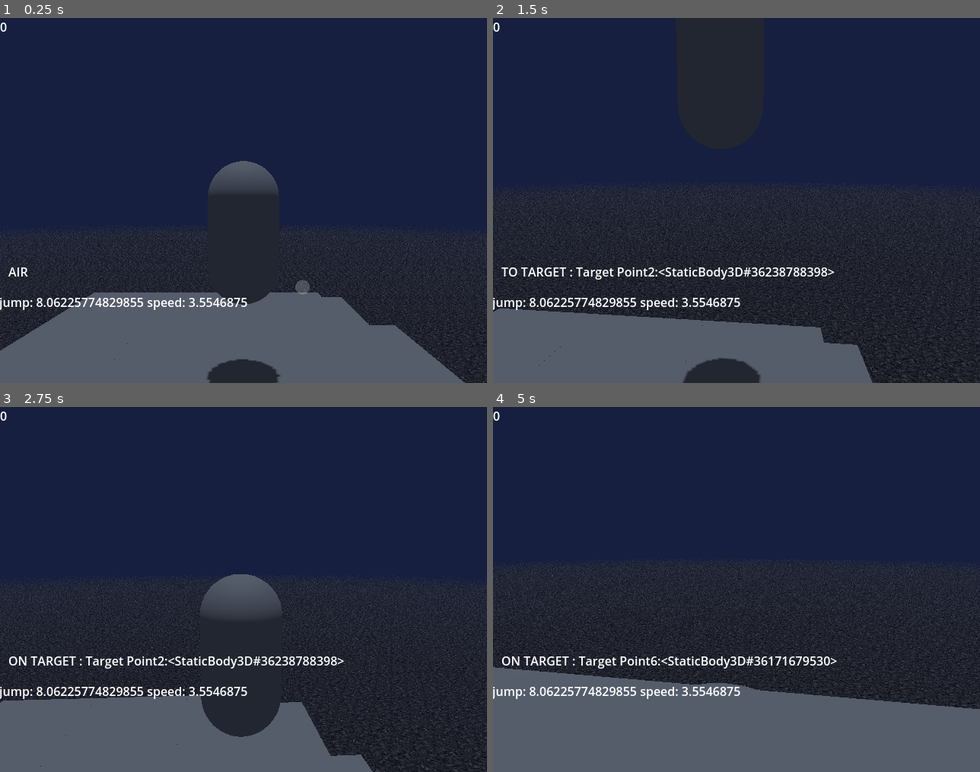
Above: before the commit, frames 1-4 (two rows, left to right).
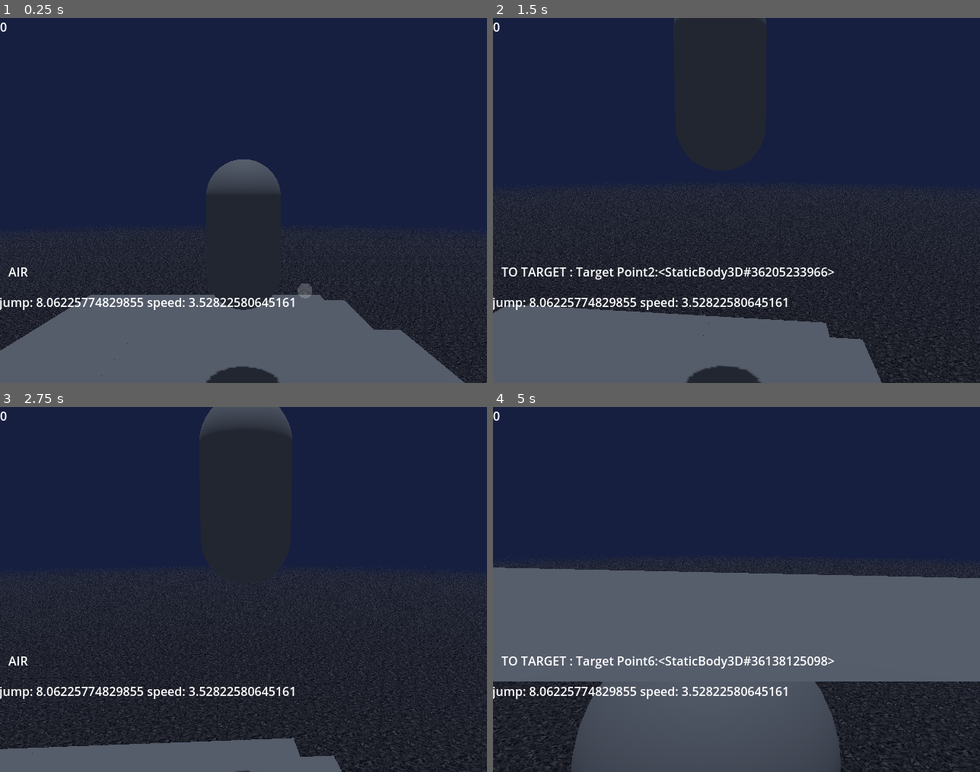
Above: after the commit, the same moments.

Repository: NoahChase/Sly-Cooper--A-Thief-in-Godot
Game: Godot game, scene res://Scenes/Worlds/hazard_room.tscn
Same seed, same stepped clock (60 frames per second), same inputs: the game is played once before the commit and once after it.
Inputs (mouse positions are in pixels of both pictures, inside the frame that each line leads up to):
- Up to frame 1 (0.25 s): no input
- Up to frame 2 (1.5 s): tap Enter (ui_accept) at 0.5, 0.6, 0.77, 1.07 s; move the mouse to (760, 200) at 0.52 s; hold Up (ui_up) from 0.53 s (still down); move the mouse to (712, 200) at 1.27 s; tap Q (circle) at 1.35 s
- Up to frame 3 (2.75 s): keep holding Up (ui_up); tap Enter (ui_accept) at 1.52, 1.55, 1.82, 2.1 s; move the mouse to (253, 582) at 2.02 s
- Up to frame 4 (5 s): keep holding Up (ui_up); move the mouse to (731, 596) at 2.77 s; tap Q (circle) at 2.85, 4.35 s; tap Enter (ui_accept) at 3.02, 3.05, 3.32, 3.6, 3.77, 4.07, 4.52, 4.55, 4.82 s; move the mouse to (775, 593) at 3.52 s; move the mouse to (697, 585) at 4.27 s

The runs differ from the first frame. In frame 1, 2.5% of the frame differs, in the area x 0-100%, y 38-100%; in frame 2, 4.9%; in frame 3, 13%; in frame 4, 41%, in the area x 0-100%, y 40-100%.

Commit message:
Sly Script Update

Diff:
--- a/Scripts/player__sly.gd
+++ b/Scripts/player__sly.gd
@@ -1,7 +1,8 @@
 extends CharacterBody3D
+## In GitHub, Belongs to Character Sly Cooper Branch
 
 ## const
-const SPEED = 3.55 #jump distance #4m, double jump distance #?m
+const SPEED = 3.52 #jump distance #4m, double jump distance #?m
 const JUMP_VELOCITY = 8.06 #single jump 2m, cozy double jump 3m
 
 ## enum
@@ -45,7 +46,7 @@
 
 	# Constants for the calculation
 	var new_gravity = 6.5 * 2.5  # Gravity (m/s^2)
-	var jump_velocity = 8  # Initial vertical velocity (m/s)
+	var jump_velocity = 8.06  # Initial vertical velocity (m/s)
 	var desired_jump_distance = 3.5 # Desired horizontal distance (m)
 	var desired_jump_height = 2
 # Time to reach the peak of the jump and total air time
@@ -57,11 +58,11 @@
 # Solve for the horizontal speed to achieve the desired jump distance
 	var required_speed = desired_jump_distance / total_air_time
 	$RichTextLabel4.text = str("jump: ", jump_vel," speed: ", required_speed)
+	#$RichTextLabel4.text = str(velocity.y)
 
 
 func _physics_process(delta: float) -> void:
 	floor_or_roof = $"Floor Ray".get_collider()
-	$RichTextLabel4.text = str(velocity.y)
 	var left_stick_pressure = Input.get_action_strength("ui_left") + Input.get_action_strength("ui_right") + Input.get_action_strength("ui_up") + Input.get_action_strength("ui_down")
 	left_stick_pressure = clamp(left_stick_pressure, 0, 1)
 	state_handler(delta)
@@ -71,6 +72,7 @@
 	# Handle jump.
 	if Input.is_action_just_pressed("ui_accept"):
 		jump()
+
 
 	if Input.is_action_just_pressed("circle") and state == AIR:
 		#$"Body Mesh Container/AnimationPlayer".play("spin")
@@ -97,6 +99,7 @@
 		jump_num = 0
 		$RichTextLabel3.text = str("FLOOR")
 	if state == AIR:
+		speed_mult = 1.0
 		if not $"Floor Ray".is_colliding():
 			air_mult = lerp(air_mult, 0.02, 0.08)
 			#sly_mesh.anim_tree.set("parameters/Anim State/transition_request", "air")
@@ -105,7 +108,7 @@
 			#sly_mesh.anim_tree.set("parameters/Anim State/transition_request", "floor")
 		$RichTextLabel3.text = str("AIR")
 
-		if velocity.y > -7:
+		if velocity.y > -6.5:
 			gravmult = 2.5
 			#if jump_num <= 1:
 				#speed_mult = lerp(speed_mult, 1.125, 1)
@@ -116,7 +119,11 @@
 
 	else:
 		air_mult = 1.0
-		speed_mult = 1.0
+		if Input.is_action_pressed("shift"):
+			speed_mult = 1.5
+		else:
+			speed_mult = 1.0
+
 	if state == TO_TARGET and target != null:
 		jump_num = 0
 		air_mult = 0.0
@@ -166,12 +173,16 @@
 
 
 	# Calculate movement direction relative to the camera
-	direction = (transform.basis * Vector3(horizontal * air_mult * speed_mult * left_stick_pressure, 0.0, vertical * air_mult * speed_mult * left_stick_pressure).rotated(Vector3.UP, camera_T)).normalized()
+	direction = (transform.basis * Vector3(horizontal * air_mult * speed_mult * joystick_input.length(), 0.0, vertical * air_mult * speed_mult * joystick_input.length()).rotated(Vector3.UP, camera_T)).normalized()
 
 	if direction:
+		var speed_factor = velocity.length() / SPEED
+		var lerp_speed = clamp(1 - speed_factor, 0.065, 0.65) * air_mult
+		if state == AIR:
+			lerp_speed = 0.5 * air_mult
 		var target_velocity = direction * SPEED * speed_mult
-		velocity.x = lerp(velocity.x, target_velocity.x * left_stick_pressure, 0.5 * air_mult)
-		velocity.z = lerp(velocity.z, target_velocity.z * left_stick_pressure, 0.5 * air_mult)
+		velocity.x = lerp(velocity.x, target_velocity.x * joystick_input.length(), lerp_speed)
+		velocity.z = lerp(velocity.z, target_velocity.z * joystick_input.length(), lerp_speed)
 	elif state != AIR:
 		velocity.x = lerp(velocity.x, 0.0, 0.5)
 		velocity.z = lerp(velocity.z, 0.0, 0.5)
@@ -185,7 +196,8 @@
 	var angle_difference = wrapf(target_rotation_y - current_rotation_y, -PI, PI)
 
 	# Adjust rotation smoothing based on player movement
-	var look_val = 0.2 * air_mult * speed_mult
+
+	var look_val = 0.165 * air_mult / speed_mult
 	$"Body Mesh Container".rotation.y += angle_difference * look_val
 	$"Look_At Rotation".look_at(position + direction)
 
@@ -193,9 +205,9 @@
 	var direction_2d = Vector2(direction.x, direction.z)
 # Camera Rotation
 	if horizontal < 0 and state == FLOOR:
-		camera_parent.yaw += velocity.length() / 6 * delta * left_stick_pressure
+		camera_parent.yaw += velocity.length() / 5.5 * delta * -horizontal
 	elif horizontal > 0 and state == FLOOR:
-		camera_parent.yaw -= velocity.length() / 6 * delta * left_stick_pressure
+		camera_parent.yaw -= velocity.length() / 5.5 * delta * horizontal
 
 	$RichTextLabel.text = str(jump_num)
 	camera_smooth_follow(delta)
@@ -209,7 +221,6 @@
 			target.player = self
 			state = ON_TARGET
 		else:
-			target.player = self
 			state = TO_TARGET
 		if state == ON_TARGET and distance_to_player > 0.5:
 			state = AIR
@@ -239,7 +250,7 @@
 			if velocity.y >= 0:
 				velocity.y += 2.75
 			else:
-				velocity.y += (-velocity.y) + 5.75
+				velocity.y += (-velocity.y/2) + 6.5
 
 
 func apply_target(delta):
@@ -269,14 +280,14 @@
 		state = TO_TARGET
 		if global_transform.origin.y >= target.global_transform.origin.y - 2: # natural move toward
 
-			velocity.x = lerp(velocity.x, magnet_direction.x * SPEED * 9.8, 0.25)
-			velocity.z = lerp(velocity.z, magnet_direction.z * SPEED * 9.8, 0.25)
+			velocity.x = lerp(velocity.x, magnet_direction.x * SPEED * 9.8, 0.2)
+			velocity.z = lerp(velocity.z, magnet_direction.z * SPEED * 9.8, 0.2)
 
 			var horizontal_distance = Vector2(target.global_transform.origin.x - global_transform.origin.x, target.global_transform.origin.z - global_transform.origin.z).length()
 
-			if not horizontal_distance <= SPEED * 10 * delta:
-				velocity.y = lerp(velocity.y, magnet_direction.y + 0.5 * SPEED, 0.25)
-			elif  global_transform.origin.y < target.global_transform.origin.y:
+			if horizontal_distance >= 1:
+				velocity.y = lerp(velocity.y, magnet_direction.y + 0.5 * SPEED, 0.05 / (horizontal_distance + 0.05))
+			elif global_transform.origin.y < target.global_transform.origin.y:
 				velocity.y = lerp(velocity.y, magnet_direction.y * 8, 0.3)
 		else:
 			state = AIR
@@ -310,7 +321,7 @@
 	var lerp_val
 
 	lerp_val = 0.15
-	var add = 5.25
+	var add = 5
 	cam_max = 0
 	cam_min = 0
 	tform_mult = 1
@@ -330,7 +341,7 @@
 			#camera_parent.position.y = lerp(camera_parent.position.y, global_transform.origin.y + 1.75, 0.055)
 		elif state == TO_TARGET:
 			var distance_to_player = global_transform.origin.distance_to(target.global_transform.origin)
-			if distance_to_player > 2:
+			if distance_to_player > 2 or global_transform.origin.y < target.global_transform.origin.y:
 				camera_parent.position.y = lerp(camera_parent.position.y, global_transform.origin.y + 1.25, 0.0075)
 		else:
 			if velocity.y <= -6.5 and global_transform.origin.y < camera_parent.global_transform.origin.y - 1.14: # and not downward_raycast.is_colliding()
